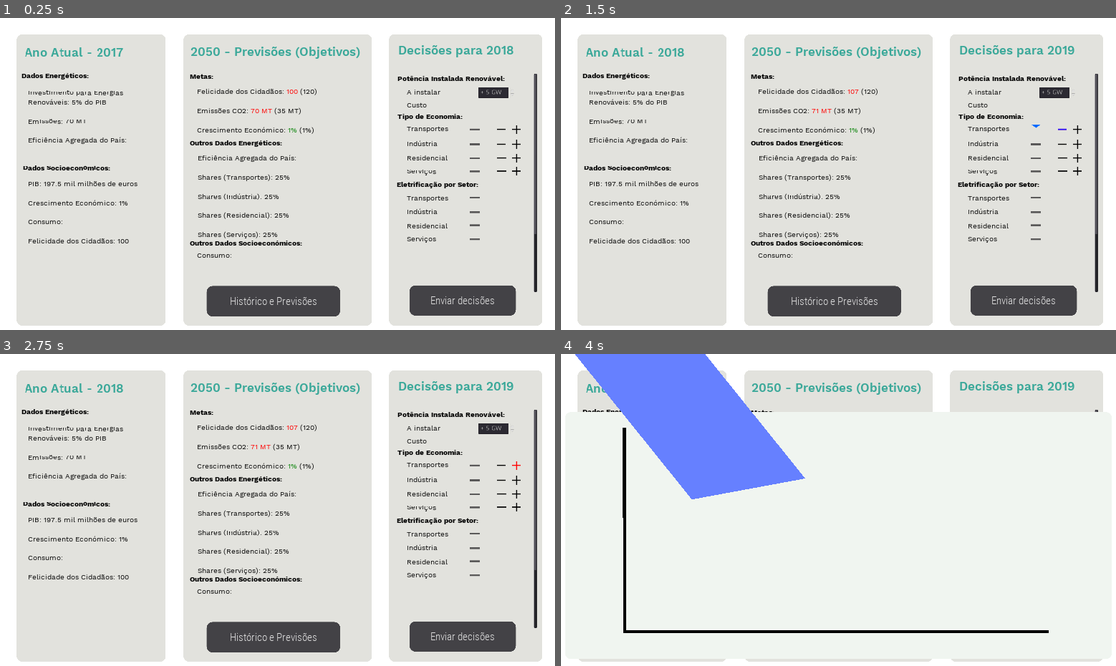
Above: before the commit, frames 1-4 (two rows, left to right).
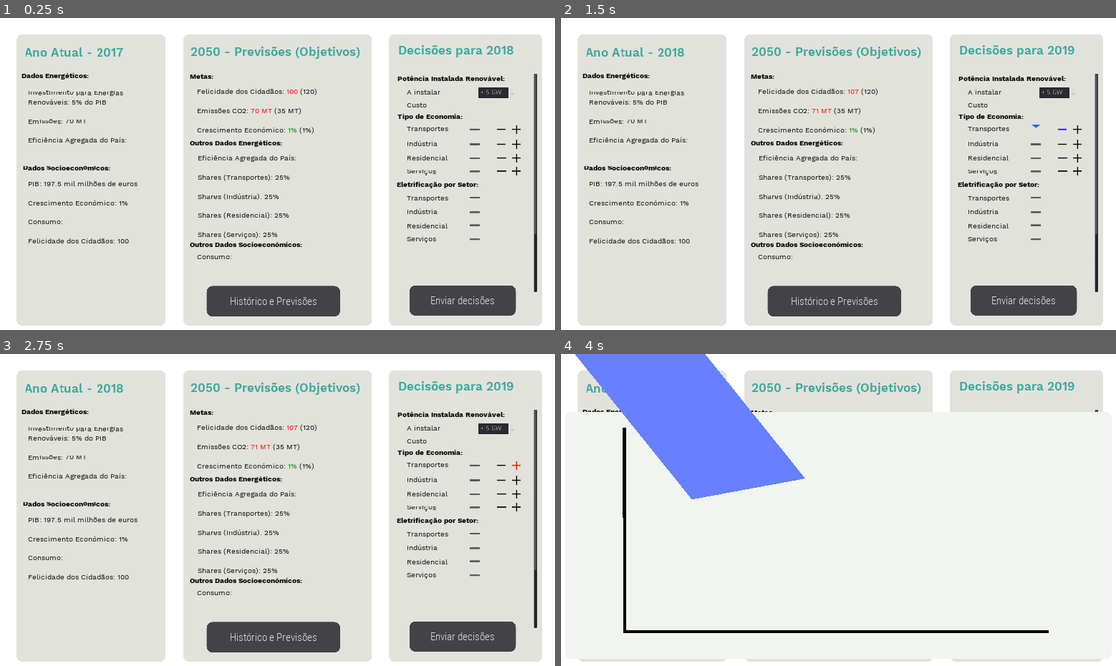
Above: after the commit, the same moments.

Repository: TiagoTaveira/ExergyX
Game: Godot game, scene res://MainScene.tscn
The game is run twice, just before and just after one commit, with the same random seed, the same clock (stepped at 60 frames per second) and the same inputs.
Inputs (mouse positions are in pixels of both pictures, inside the frame that each line leads up to):
- Up to frame 1 (0.25 s): no input
- Up to frame 2 (1.5 s): click "Enviar decisões" at 0.5 s; click (1066, 130) at 1.25 s
- Up to frame 3 (2.75 s): click (516, 466) at 2 s
- Up to frame 4 (4 s): click "Histórico e Previsões" at 2.75 s; click "Enviar decisões" at 3.5 s

The runs differ from the first frame. In frame 1, 0.3% of the frame differs, in the area x 34-55%, y 71-78%; in frame 2, 0.3%; in frame 3, 0.3%; in frame 4, nothing differs.

Commit message:
(Backup Point) Before new Decisions scene

Diff:
--- a/MainScene.tscn
+++ b/MainScene.tscn
@@ -524,9 +524,9 @@
 
 [node name="TextoDadosSocioeconomicos" type="RichTextLabel" parent="ContainerPrevisoes"]
 margin_left = 45.0
-margin_top = 726.0
+margin_top = 730.0
 margin_right = 591.0
-margin_bottom = 947.0
+margin_bottom = 951.0
 custom_fonts/normal_font = ExtResource( 7 )
 custom_colors/default_color = Color( 0, 0, 0, 1 )
 text = "Consumo: "
@@ -568,9 +568,9 @@
 
 [node name="DadosSocioeconomicos" type="RichTextLabel" parent="ContainerPrevisoes"]
 margin_left = 21.0531
-margin_top = 685.358
+margin_top = 689.358
 margin_right = 427.053
-margin_bottom = 725.358
+margin_bottom = 729.358
 rect_pivot_offset = Vector2( 0, 21.7076 )
 custom_fonts/bold_font = ExtResource( 6 )
 custom_fonts/normal_font = ExtResource( 7 )
